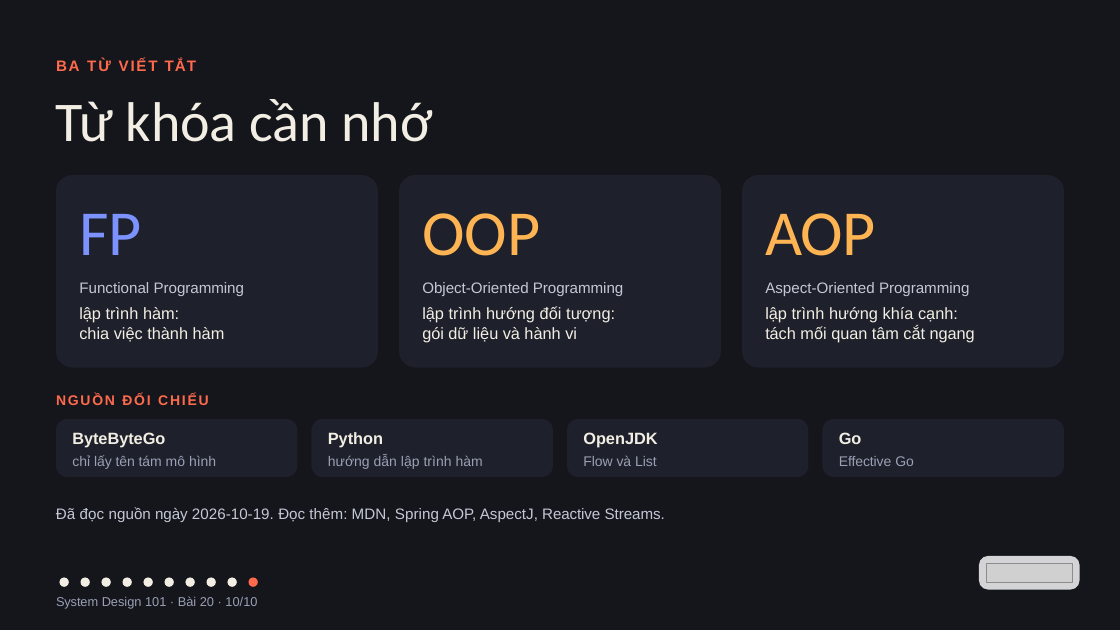
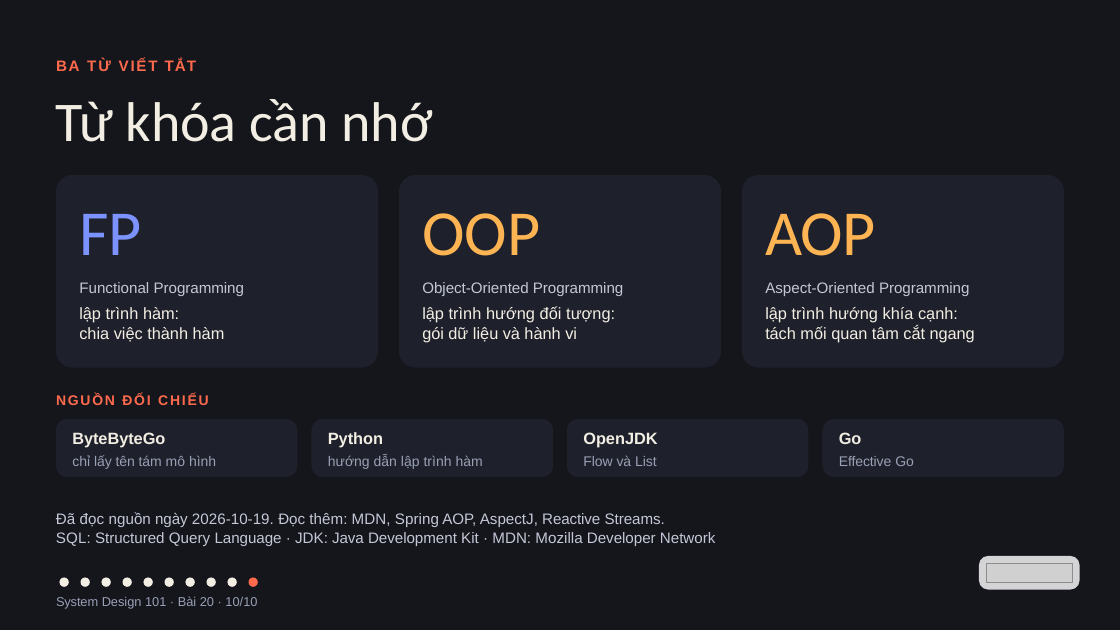
Before and after one commit to vohoailinh90/tool-marketing-studio, a slide deck: slide 10 of system-design-101/vi/lessons/sd-10-020/slides/sd-10-020.pptx. Drawn at 1120x630 pixels with LibreOffice and Linux fonts; fonts in the diff are those of the drawing; grey boxes stand for pictures. Boxes give left, top, right and bottom in pixels: in the first picture for what was removed or moved away, otherwise in the second. Text is boxed around its words. In the diff, an @@ line names an element or a change of style, - is before the commit and + after.

```diff
--- a/system-design-101/vi/lessons/sd-10-020/slides/sd-10-020.pptx
+++ b/system-design-101/vi/lessons/sd-10-020/slides/sd-10-020.pptx
@@ text at bbox=[56, 532, 716, 546]: paragraph added @@
+SQL: Structured Query Language · JDK: Java Development Kit · MDN: Mozilla Developer Network
```
Also in this commit, not shown: 1 other slide changed, 1 other file.
